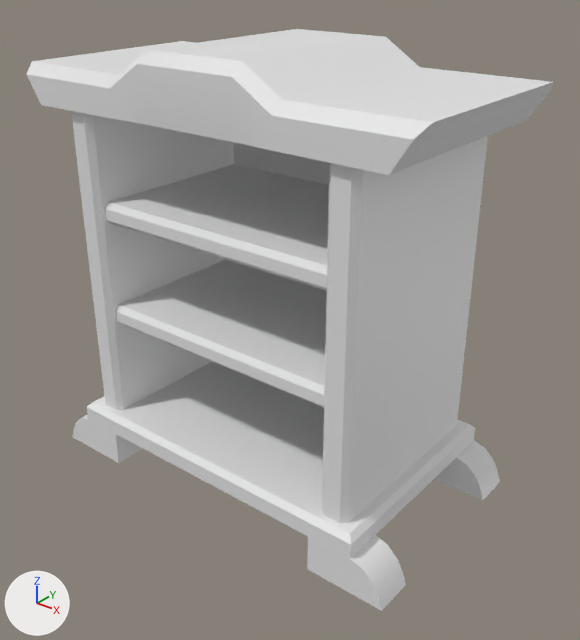
The FBX model Dish-Dwellers-TCC/Assets/Models/Saulo/ShelfVar1.fbx as it was, and as the next commit left it.
The view is the same before and after, from a camera (50 mm lens) standing at (-4.66, -1.98, 1.92) and looking at (-6.28, 0.05, 0.66). The axes (+X, +Y, +Z) are drawn at lower left. The lights are the same throughout. Where no turn or scale is listed for an object, it has been applied to the vertices.

In view in the first picture: 'ShelfVar1'.
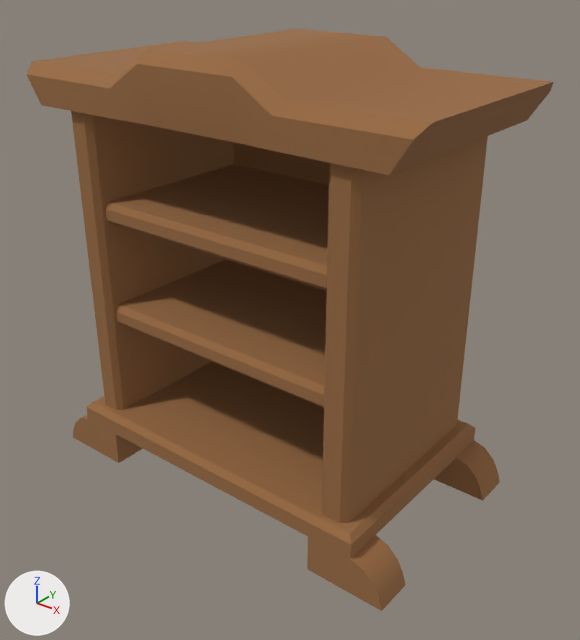
Pixel boxes [x1, y1, x2, y2] of what changed, in the pictures (580 x 640 px):
'ShelfVar1', recoloured (grey to brown): [27, 29, 553, 611] in both

Edits to the bpy script that builds the scene:
```text
Add img_woodtexture_png:
    img_woodtexture_png = load_image('WoodTexture.png', 'WoodTexture.png', 2048, 2048, 'sRGB')
Add mat_wood:
    mat_wood = principled_material('Wood')
    mat_wood.texture = img_woodtexture_png  # with its transparency
    mat_wood.roughness = 1.0
Change me_shelfvar1:
    where me_shelfvar1.from_pydata(...)  # 204 vertices, 154 faces; spans x -0.78..0.78, y -0.42..0.42, z 0.0..1.59
    add me_shelfvar1.materials.append(mat_wood)  # picture img_woodtexture_png
```
